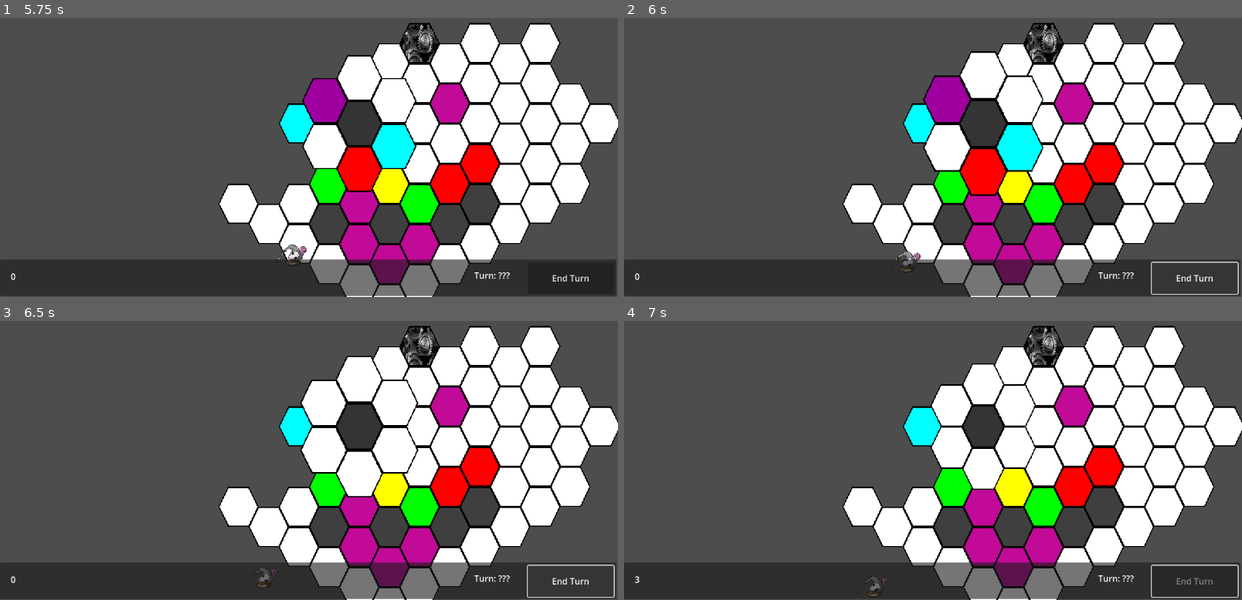
Above: before the commit, frames 1-4 (two rows, left to right).
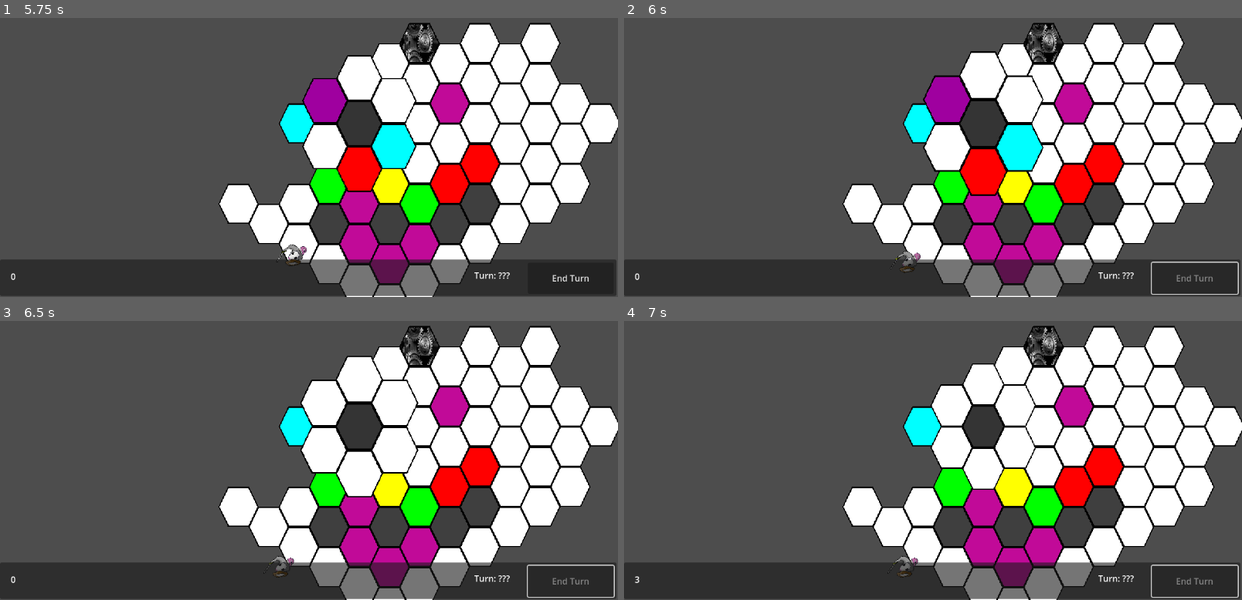
Above: after the commit, the same moments.

Repository: collin-wright1/pizza-jam
Game: Godot game, scene res://scenes/game_controller.tscn
Same seed, same stepped clock (60 frames per second), same inputs: the game is played once before the commit and once after it.
Inputs (mouse positions are in pixels of both pictures, inside the frame that each line leads up to):
- Up to frame 1 (5.75 s): tap Enter (ui_accept) at 0.5, 0.77, 3.77 s; move the mouse to (444, 107) at 0.52 s; hold Right (rotate_right) 0.53-1.25 s; tap Space at 0.6, 2.3, 3.6, 5.3 s; click (444, 107) at 0.67 s; drag from (185, 140) to (278, 193) at 1.27 s; move the mouse to (370, 45) at 2.02 s; hold Right (rotate_right) 2.03-2.75 s; tap Mouse wheel up (zoom_in) at 2.1 s; drag from (278, 193) to (123, 71) at 2.77 s; move the mouse to (494, 174) at 3.52 s; hold Left (rotate_left) 3.53-4.25 s; drag from (123, 71) to (216, 37) at 4.27 s; move the mouse to (339, 124) at 5.02 s; hold Left (rotate_left) from 5.03 s (still down); hold Middle mouse button (move_camera) from 5.03 s (still down); click (339, 124) at 5.17 s
- Up to frame 2 (6 s): release Left (rotate_left) at 5.75 s; release Middle mouse button (move_camera) at 5.75 s; click "End Turn" at 5.75 s
- Up to frame 3 (6.5 s): no input
- Up to frame 4 (7 s): drag from (840, 340) to (809, 443) at 6.52 s

Frame 1 is identical in both runs. In frame 2, less than 0.1% of the frame differs, in the area x 89-96%, y 91-95%; in frame 3, 0.3%, in the area x 40-96%, y 84-96%; in frame 4, 0.2%.

Commit message:
Debugged movement with new controller

Diff:
--- a/scenes/test_area.tscn
+++ b/scenes/test_area.tscn
@@ -246,7 +246,7 @@
 offset_bottom = 43.0
 text = "Spins: 3 / 3"
 
-[node name="Button" type="Button" parent="CanvasLayer/Panel" node_paths=PackedStringArray("game_state")]
+[node name="Button" type="Button" parent="CanvasLayer/Panel"]
 layout_mode = 0
 offset_left = 984.0
 offset_top = 6.0
@@ -254,7 +254,6 @@
 offset_bottom = 64.0
 text = "End Turn"
 script = ExtResource("7_6wc73")
-game_state = NodePath("")
 
 [node name="TurnLabel" type="Label" parent="CanvasLayer/Panel"]
 layout_mode = 0
--- a/scripts/game_controller.gd
+++ b/scripts/game_controller.gd
@@ -5,6 +5,8 @@
 var spins = 3
 
 var characters = []
+
+var characters_have_moved = true
 
 #var game_state: State
 @onready var button: Button = $TestArea/CanvasLayer/Panel/Button
@@ -25,19 +27,17 @@
 			else:
 				button.disabled = true
 
-
-
 		game_states.ai_turn:
 			print("Ai turn")
 
-
-			for unit in characters:
-				unit.move_forward()
+			if(characters_have_moved == false):
+				for unit in characters:
+					unit.move_forward()
+				characters_have_moved = true
 
 			#TODO enemy move?
 
 			#TODO Hero/Enemy Attack Phase
-
 
 			await get_tree().create_timer(1).timeout
 			spins = 4
@@ -57,4 +57,6 @@
 
 
 func _on_button_pressed() -> void:
+	characters_have_moved = false
 	current_game_state = game_states.ai_turn
+	button.disabled = true
--- a/scripts/hero.gd
+++ b/scripts/hero.gd
@@ -59,7 +59,7 @@
 		death()
 
 func move_forward():
-	#print(position, destination)
+	print(position, destination)
 	if(move_cooldown == true):
 		print(snapped(rotation_degrees, 60))
 		if(snapped(rotation_degrees, 60) == 0):
Not shown: 1 places in scenes/Heroes/wizard.tscn that only renumber resources
Not shown: 1 places in scenes/game_controller.tscn that only renumber resources
Not shown: 1 places in scenes/test_area.tscn that only renumber resources
